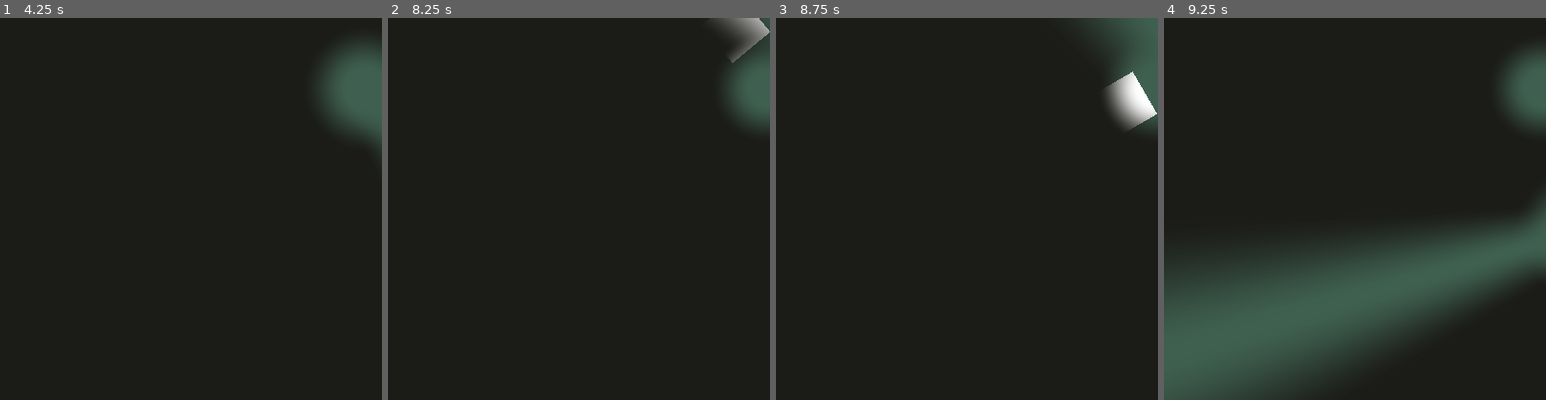
Above: before the commit, frames 1-4 (left to right).
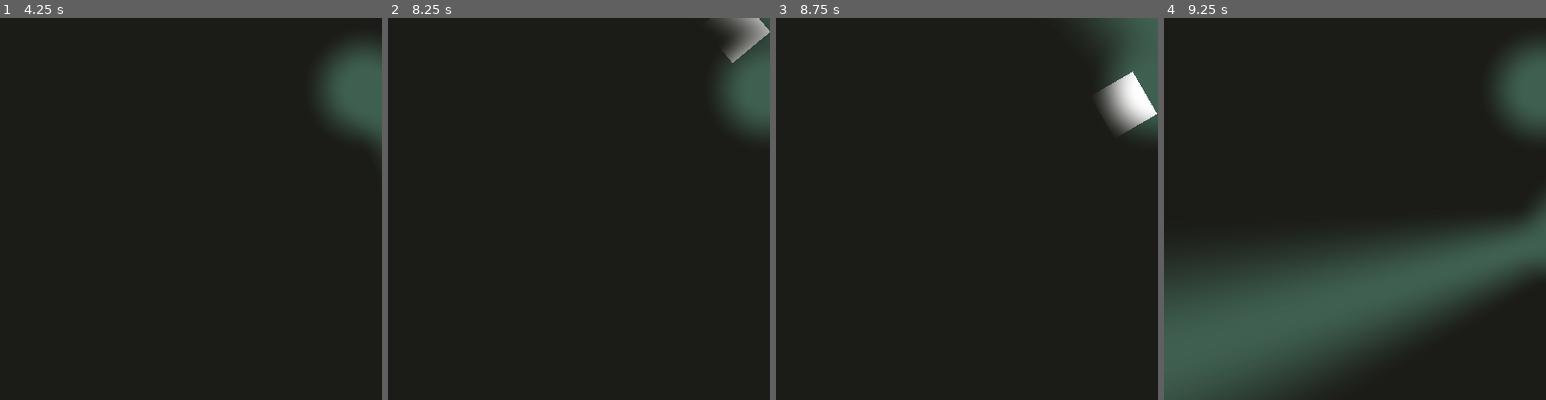
Above: after the commit, the same moments.

Repository: nolenroyalty/flashlight-survivors
Game: Godot game, scene res://Main.tscn
Two runs of this game, one before a commit and one after it. Both use one fixed random seed, a clock stepped at 60 frames per second and the inputs below.
Inputs (mouse positions are % of the whole screen's width and height, from its top left):
- Up to frame 1 (4.25 s): tap Enter at 0.5 s; move the mouse to (72, 45) at 0.52 s; hold D (player_right) 0.53-1.28 s; move the mouse to (30, 55) at 1.27 s; hold S (player_down) 1.28-2.03 s; move the mouse to (60, 28) at 2.02 s; hold D (player_right) 2.03-2.78 s; move the mouse to (45, 70) at 2.77 s; hold W (player_up) 2.78-3.53 s; move the mouse to (80, 65) at 3.52 s; hold A (player_left) from 3.53 s (still down); right-click (80, 65) at 4.15 s
- Up to frame 2 (8.25 s): move the mouse to (20, 35) at 4.27 s; move the mouse to (55, 50) at 5.02 s; release A (player_left) at 5.03 s; hold S (player_down) 5.03-5.78 s; move the mouse to (35, 25) at 5.77 s; hold D (player_right) 5.78-6.53 s; move the mouse to (72, 45) at 6.52 s; hold W (player_up) 6.53-7.28 s; move the mouse to (30, 55) at 7.27 s; hold D (player_right) 7.28-8.03 s; move the mouse to (60, 28) at 8.02 s; hold S (player_down) from 8.03 s (still down)
- Up to frame 3 (8.75 s): keep holding S (player_down)
- Up to frame 4 (9.25 s): move the mouse to (45, 70) at 8.77 s; release S (player_down) at 8.78 s; hold A (player_left) from 8.78 s (still down)
The pictures show only the part of the screen within x 34-84%, y 50-100%; the shares and areas given below are measured in that part.

Frame 1 is identical in both runs. In frame 2, 0.3% of the frame differs, in the area x 87-98%, y 4-12%; in frame 3, 1.0%, in the area x 84-98%, y 15-31%; in frame 4, less than 0.1%.

Commit message:
hacky fixedlight implementation

Diff:
--- a/Main.tscn
+++ b/Main.tscn
@@ -4,7 +4,7 @@
 [ext_resource path="res://player/Player.tscn" type="PackedScene" id=2]
 [ext_resource path="res://Main.gd" type="Script" id=3]
 
-[node name="Node2D" type="Node2D"]
+[node name="Main" type="Node2D"]
 script = ExtResource( 3 )
 
 [node name="Background" type="Node2D" parent="."]
--- a/darkness/Darkness.gd
+++ b/darkness/Darkness.gd
@@ -6,7 +6,7 @@
 	$Sprite.material.set_shader_param("player", Lights.player.to_vec3(viewport_size))
 
 	var idx = 1
-	for vec in Lights.all_lights(viewport_size):
+	for vec in Lights.get_all_lights(viewport_size):
 		var name = "fixed%s" % idx
 		# var vec = light.to_vec3(viewport_size)
 
--- a/globals/Lights.gd
+++ b/globals/Lights.gd
@@ -39,7 +39,8 @@
 	var dupe = fading_lights[fixed_light_idx]
 
 	var fl = FixedLight.instance()
-	add_child(fl)
+	# Ahhhh this is b ad
+	get_tree().get_current_scene().add_child(fl)
 	fl.position = pos
 	fl.radius = 0.0
 	fixed_lights[fixed_light_idx] = fl
@@ -61,7 +62,7 @@
 	else:
 		return vec3_of_fixed_light(node, viewport_size)
 
-func all_lights(viewport_size):
+func get_all_lights(viewport_size):
 	var l = []
 	for fl in fixed_lights:
 		l.append(vec3_or_zero(fl, viewport_size))
--- a/player/FixedLight.gd
+++ b/player/FixedLight.gd
@@ -2,9 +2,10 @@
 
 onready var shape := $CollisionShape2D
 
-var radius = 0.0 setget set_radius, get_radius
+var radius = 30.0 setget set_radius, get_radius
 
 func set_radius(v):
+	print("set")
 	radius = v
 	shape.shape.radius = v
 
@@ -15,5 +16,9 @@
 	var fade_tween = get_tree().create_tween()
 	fade_tween.set_trans(Tween.TRANS_CUBIC)
 	fade_tween.set_ease(Tween.EASE_IN)
-	fade_tween.tween_property(self, "radius", 0.0, 1.0)
+	fade_tween.tween_property(self, "radius", 0.0, time)
 	fade_tween.tween_callback(self, "queue_free")
+
+func _ready():
+	seconds_per_tick = 0.5
+	damage_per_tick = 1.0
--- a/player/FixedLight.tscn
+++ b/player/FixedLight.tscn
@@ -4,11 +4,11 @@
 [ext_resource path="res://player/FixedLight.gd" type="Script" id=2]
 
 [sub_resource type="CircleShape2D" id=1]
+resource_local_to_scene = true
 radius = 30.0
 
 [node name="FixedLight" instance=ExtResource( 1 )]
 script = ExtResource( 2 )
 
 [node name="CollisionShape2D" type="CollisionShape2D" parent="." index="0"]
-scale = Vector2( 1.002, 1 )
 shape = SubResource( 1 )
--- a/player/LightLamp.tscn
+++ b/player/LightLamp.tscn
@@ -4,6 +4,7 @@
 [ext_resource path="res://player/LightLamp.gd" type="Script" id=2]
 
 [sub_resource type="CircleShape2D" id=1]
+resource_local_to_scene = true
 radius = 34.5
 
 [node name="LightLamp" instance=ExtResource( 1 )]
--- a/player/LightSource.tscn
+++ b/player/LightSource.tscn
@@ -3,4 +3,5 @@
 [ext_resource path="res://player/LightSource.gd" type="Script" id=1]
 
 [node name="LightSource" type="Area2D"]
+collision_mask = 4
 script = ExtResource( 1 )
--- a/player/Player.gd
+++ b/player/Player.gd
@@ -23,7 +23,7 @@
 
 func _process(_delta):
 	if Input.is_action_just_pressed("debug_emit_fixed_light"):
-		Lights.add_fixed_light(position, 30.0)
+		Lights.add_fixed_light(position, 35.0)
 
 func _ready():
 	Lights.player.pos = position
--- a/player/Player.tscn
+++ b/player/Player.tscn
@@ -16,3 +16,4 @@
 [node name="Cone" parent="." instance=ExtResource( 2 )]
 
 [node name="LightLamp" parent="." instance=ExtResource( 3 )]
+collision_mask = 1
